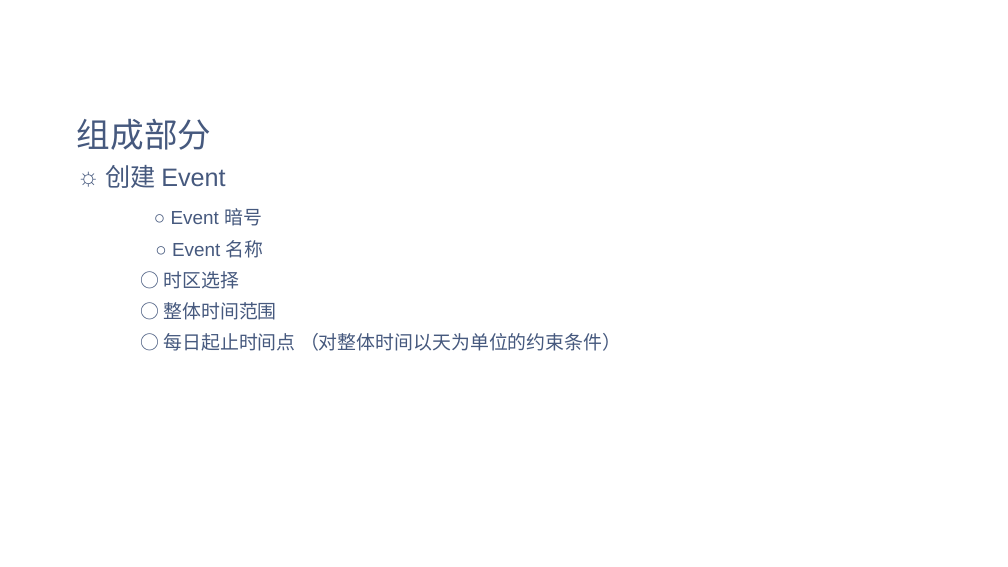
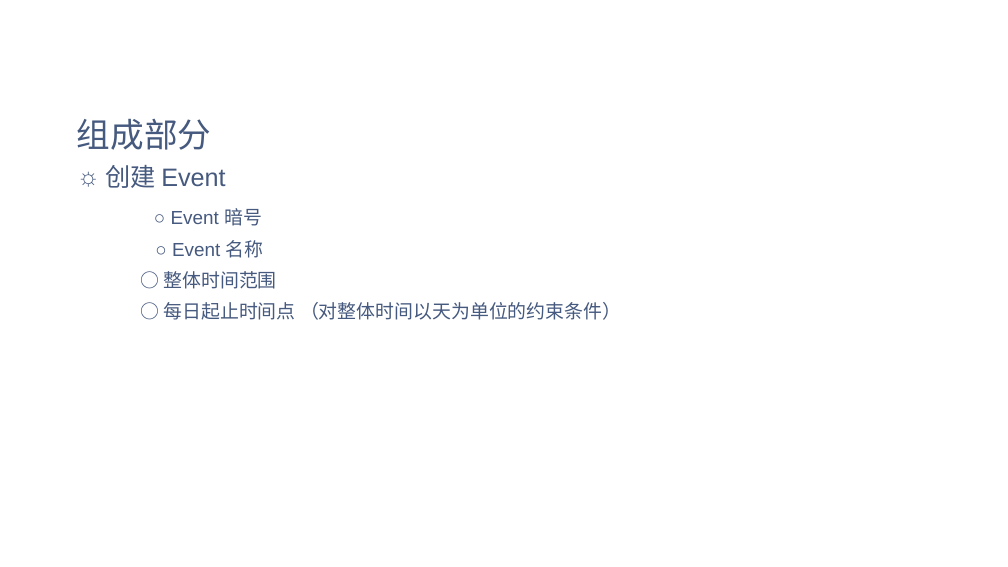
Before and after one commit to Weeeeeb/WebProject, a slide deck: slide 10 of ppt/Web工程大作业.pptx. Drawn at 1008x567 pixels with LibreOffice and Linux fonts; fonts in the diff are those of the drawing; background and template pictures are left out. Boxes give left, top, right and bottom in pixels: in the first picture for what was removed or moved away, otherwise in the second. Text is boxed around its words. In the diff, an @@ line names an element or a change of style, - is before the commit and + after.

```diff
--- a/ppt/Web工程大作业.pptx
+++ b/ppt/Web工程大作业.pptx
@@ text at (163, 271, 239, 289): paragraph removed @@
-○ 时区选择
```
Also in this commit, not shown: 15 other slides changed, 24 slides added, 5 slides removed.
